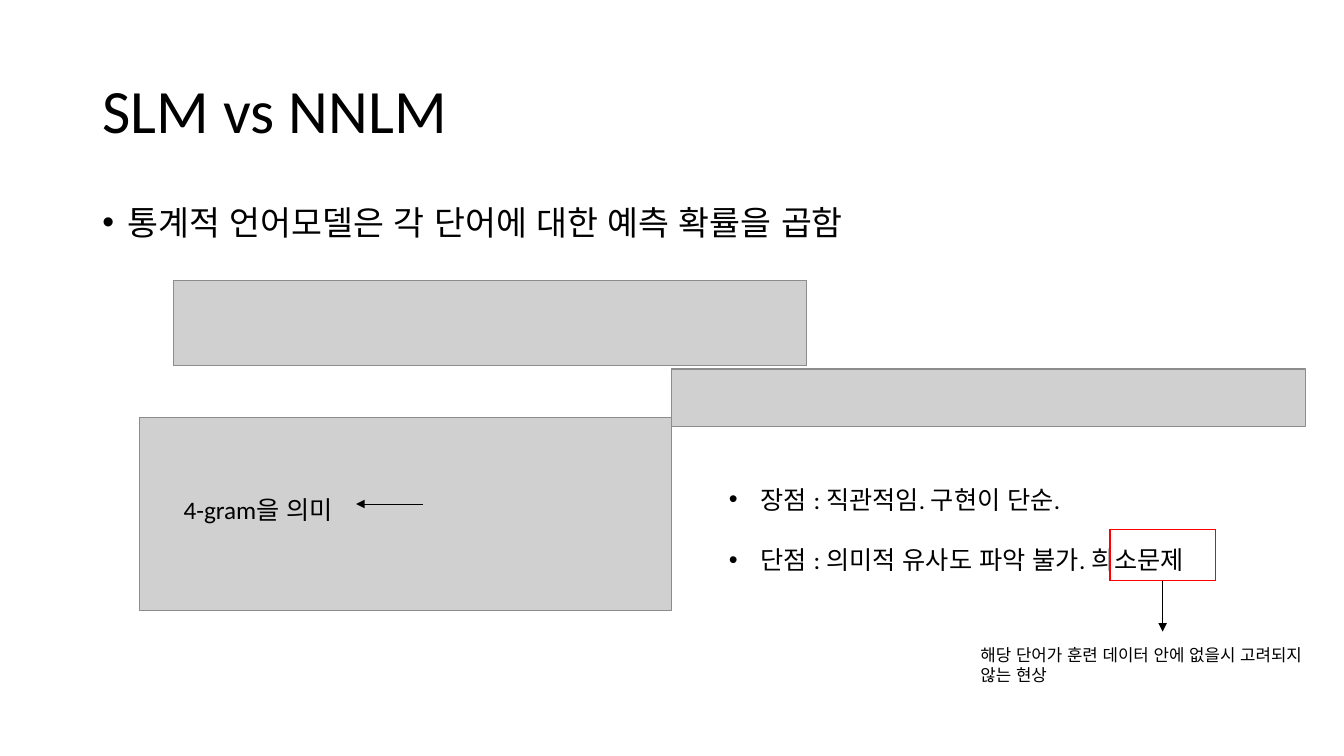
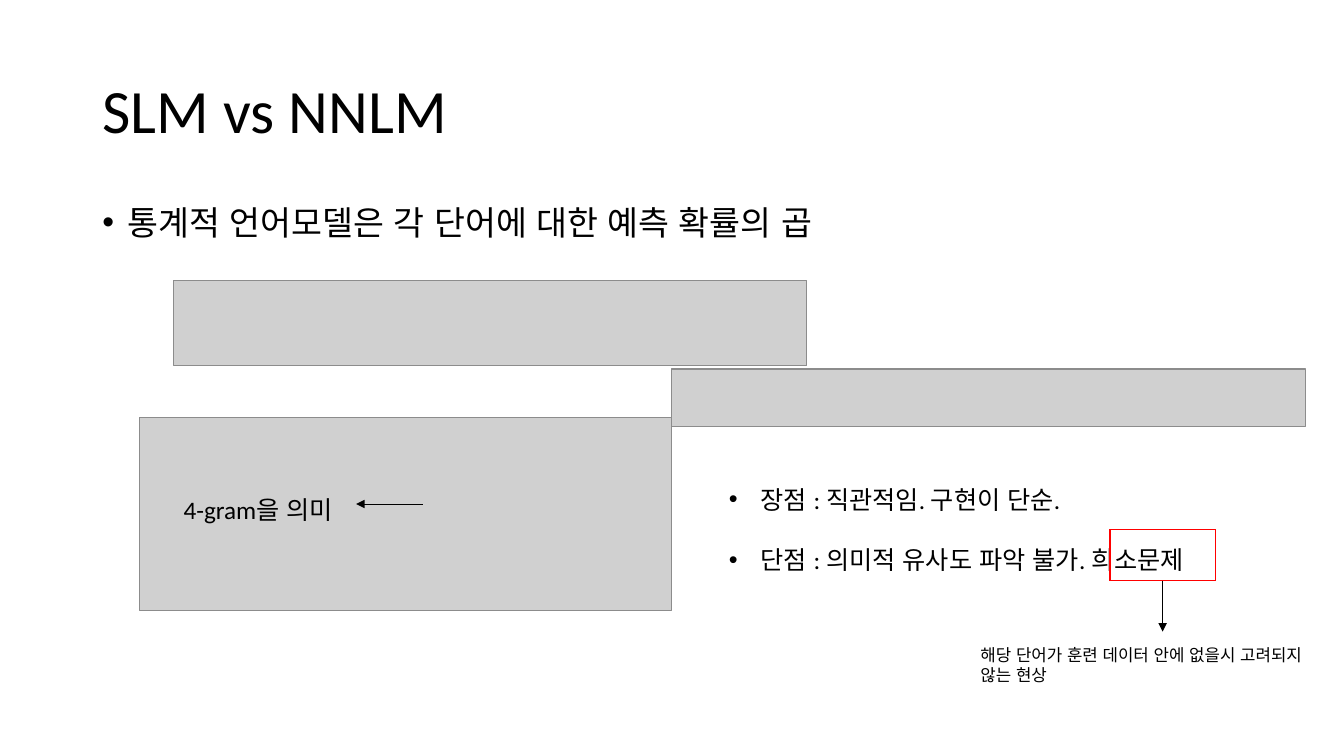
Before and after one commit to HYU-AILAB/ai-seminar, a slide deck: slide 5 of 11. Language Model/Language Model.pptx. Drawn at 1344x756 pixels with LibreOffice and Linux fonts; fonts in the diff are those of the drawing; grey boxes stand for pictures. Boxes give left, top, right and bottom in pixels: in the first picture for what was removed or moved away, otherwise in the second. Text is boxed around its words. In the diff, an @@ line names an element or a change of style, - is before the commit and + after.

```diff
--- a/11. Language Model/Language Model.pptx
+++ b/11. Language Model/Language Model.pptx
@@ text at (128,207,812,238): text changed @@
-• 통계적 언어모델은 각 단어에 대한 예측 확률을 곱함
+• 통계적 언어모델은 각 단어에 대한 예측 확률의 곱
```
Also in this commit, not shown: 1 other slide changed, 1 other file.
